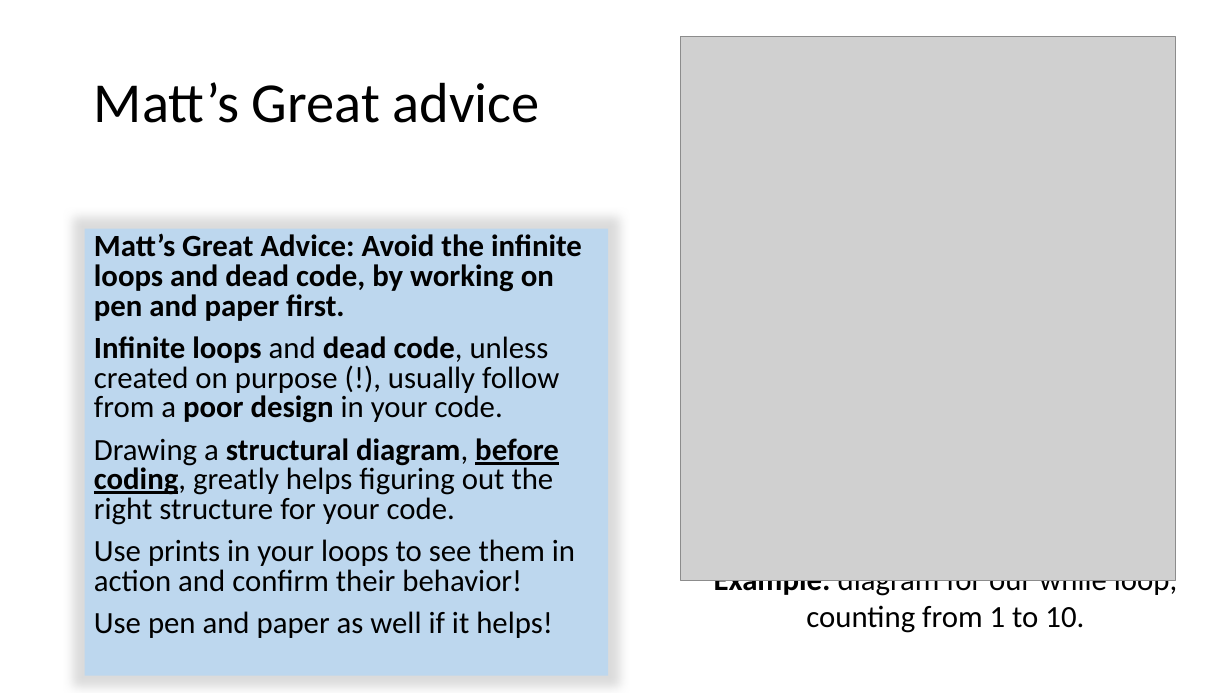
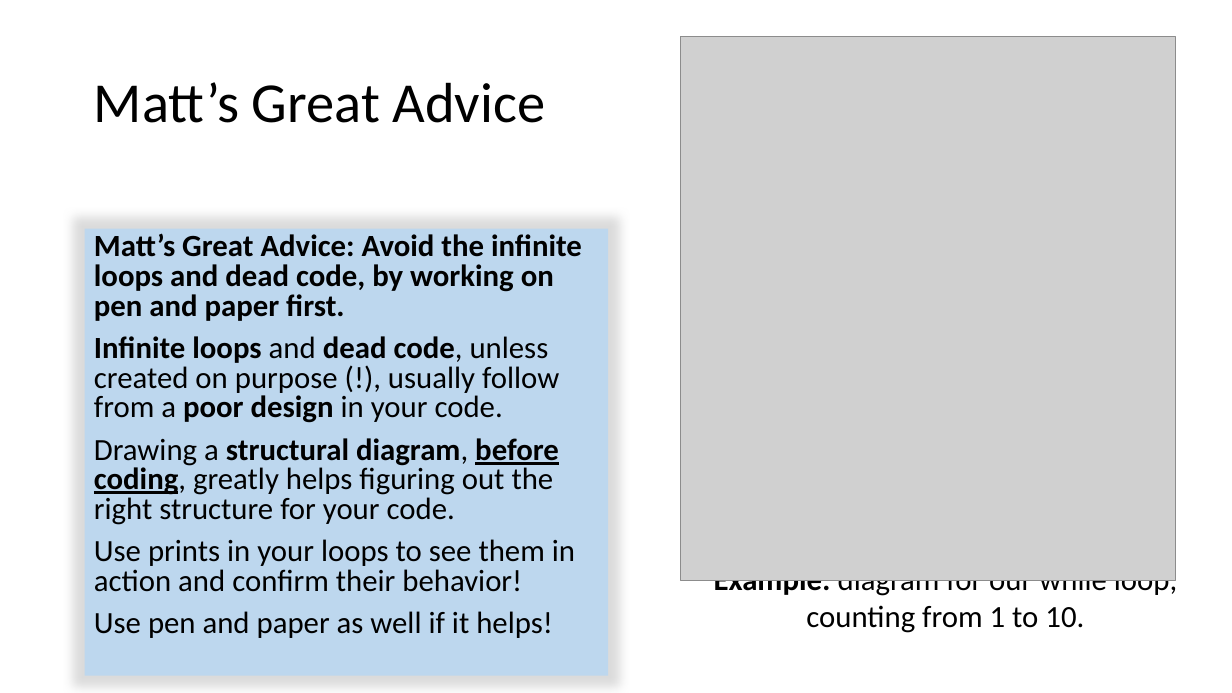
Before and after one commit to matthieudemari/SUTD_ILP_Computing, a slide deck: slide 28 of Chapter 5/Lecture_5.pptx (slide 23 before the commit). Drawn at 1232x693 pixels with LibreOffice and Linux fonts; fonts in the diff are those of the drawing; grey boxes stand for pictures. Boxes give left, top, right and bottom in pixels: in the first picture for what was removed or moved away, otherwise in the second. Text is boxed around its words. In the diff, an @@ line names an element or a change of style, - is before the commit and + after.

```diff
--- a/Chapter 5/Lecture_5.pptx
+++ b/Chapter 5/Lecture_5.pptx
@@ title at <box>94,82,546,123</box>: text changed @@
-Matt’s Great advice
+Matt’s Great Advice
```
Also in this commit, not shown: 7 other slides changed, 5 slides added, 6 other files.
